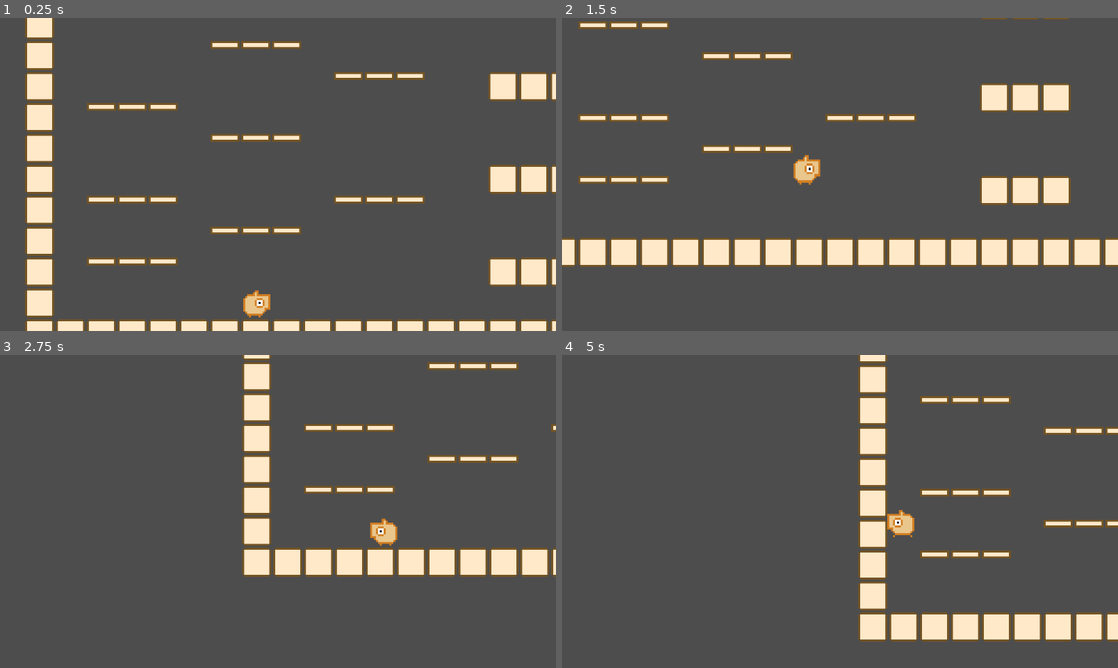
Above: before the commit, frames 1-4 (two rows, left to right).
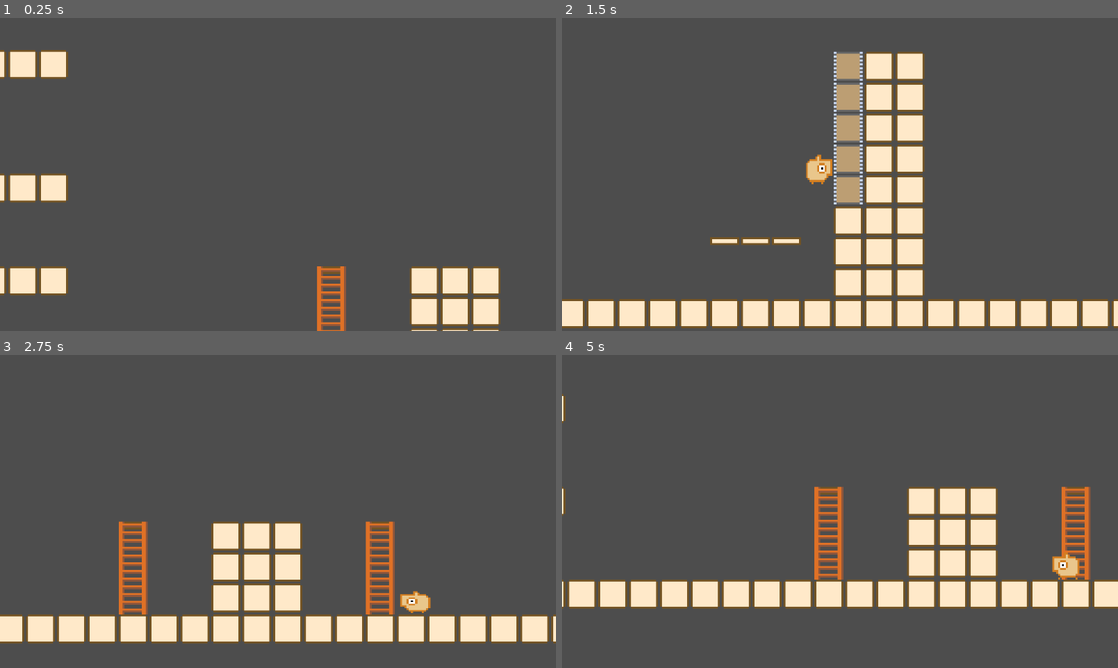
Above: after the commit, the same moments.

Repository: syun77/gd_inovania
Game: Godot game, scene res://Main.tscn
Same seed, same stepped clock (60 frames per second), same inputs: the game is played once before the commit and once after it.
Inputs (mouse positions are in pixels of both pictures, inside the frame that each line leads up to):
- Up to frame 1 (0.25 s): no input
- Up to frame 2 (1.5 s): move the mouse to (962, 158) at 0.52 s; hold Space (action) 0.53-1.28 s; hold Right (ui_right) from 0.53 s (still down); tap Up (ui_up) at 0.77 s; move the mouse to (728, 190) at 1.27 s; tap Space (action) at 1.35 s
- Up to frame 3 (2.75 s): tap Up (ui_up) at 1.52 s; move the mouse to (333, 442) at 2.02 s; release Right (ui_right) at 2.03 s; hold Left (ui_left) from 2.03 s (still down); hold Space (action) from 2.03 s (still down); tap Shift (special) at 2.1 s
- Up to frame 4 (5 s): move the mouse to (812, 574) at 2.77 s; release Left (ui_left) at 2.78 s; release Space (action) at 2.78 s; hold Right (ui_right) 2.78-4.28 s; tap Space (action) at 2.85, 4.55 s; tap Up (ui_up) at 3.02, 3.77, 4.52 s; move the mouse to (1006, 558) at 3.52 s; hold Space (action) 3.53-4.28 s; tap R (reset) at 4.15 s; move the mouse to (673, 464) at 4.27 s; hold Left (ui_left) from 4.28 s (still down); tap Shift (special) at 4.35 s

The runs differ from the first frame. In frame 1, 19% of the frame differs, in the area x 0-100%, y 0-100%; in frame 2, 31%; in frame 3, 22%; in frame 4, 24%.

Commit message:
コード整理。登り壁の判定を調整

Diff:
--- a/gd_inovania/Main.gd
+++ b/gd_inovania/Main.gd
@@ -6,8 +6,6 @@
 # -------------------------------------------
 # const.
 # -------------------------------------------
-const MAP_WIDTH = 120
-const MAP_HEIGHT = 30
 
 # -------------------------------------------
 # objects.
@@ -47,7 +45,7 @@
 	Common.setup(layers, _player, _camera)
 
 	# マップのセットアップ.
-	Map.setup(_map, MAP_WIDTH, MAP_HEIGHT)
+	Map.setup(_map)
 
 	# タイルマップからオブジェクトを作る.
 	_create_obj_from_tile()
@@ -74,9 +72,10 @@
 
 ## タイルからオブジェクトを作る.
 func _create_obj_from_tile() -> void:
-	for j in range(MAP_HEIGHT):
-		j = MAP_HEIGHT - (j + 1)
-		for i in range(MAP_WIDTH):
+	for j in range(Map.height):
+		# ハシゴにフタをするため下から処理する.
+		j = Map.height - (j + 1)
+		for i in range(Map.width):
 			var pos = Map.grid_to_world(Vector2(i, j))
 			var type = Map.get_floor_type(pos)
 			if type == Map.eType.NONE:
@@ -84,6 +83,7 @@
 
 			#print(type, ":", pos)
 
+			# 以下タイルマップの機能では対応できないタイルの処理.
 			match type:
 				Map.eType.BLOCK:
 					# 壊せる壁.
@@ -91,6 +91,7 @@
 					obj.position = pos
 					_bg_layer.add_child(obj)
 					Map.erase_cell_from_world(pos)
+
 				Map.eType.LADDER:
 					# ハシゴ.
 					var obj = LADDER_OBJ.instantiate()
@@ -102,13 +103,15 @@
 					_check_put_oneway(i, j)
 
 				Map.eType.CLIMBBING_WALL:
+					# 登り壁はそのままでも良さそう...
 					#Map.erase_cell_from_world(pos)
 					pass
 
 ## 上を調べてコリジョンがなければ一方通行床を置く.
+## @note ハシゴの後ろに隠れている一方通行床がチラチラ見える不具合がある.
 func _check_put_oneway(i:int, j:int) -> void:
-	if i == 39 and j == 11:
-		return # ※[DEBUG]特定のタイルを強制的に除外.
+	#if i == 39 and j == 11:
+	#	return # ※[DEBUG]特定のタイルを強制的に除外.
 
 	var pos = Map.grid_to_world(Vector2i(i, j))
 	var pos2 = Map.grid_to_world(Vector2(i, j-1))
@@ -128,7 +131,7 @@
 func _update_camera(delta:float, is_warp:bool=false) -> void:
 	# カメラの注視点
 	var target = _player.position
-	target.y += -64 # 1タイルずらす
+	target.y += -Map.get_tile_size() # 1タイルずらす
 	target.x += _player.velocity.x * 0.7 # 移動先を見る.
 
 	if is_warp:
@@ -141,6 +144,7 @@
 	# 揺れ更新.
 	_update_camera_shake(delta)
 
+## カメラの揺れ更新.
 func _update_camera_shake(_delta:float) -> void:
 	var rate = Common.get_camera_shake_rate()
 	if rate <= 0.0:
--- a/gd_inovania/Main.tscn
+++ b/gd_inovania/Main.tscn
@@ -20,7 +20,7 @@
 follow_viewport_enabled = true
 
 [node name="Player" parent="MainLayer" instance=ExtResource("2_cqxvx")]
-position = Vector2(480, 888)
+position = Vector2(3048, 704)
 
 [node name="ParticleLayer" type="CanvasLayer" parent="."]
 follow_viewport_enabled = true
--- a/gd_inovania/project.godot
+++ b/gd_inovania/project.godot
@@ -23,7 +23,6 @@
 [display]
 
 window/stretch/mode="viewport"
-window/dpi/allow_hidpi=false
 
 [editor]
 
--- a/gd_inovania/src/common/Achievement.gd
+++ /dev/null
@@ -1,70 +0,0 @@
-extends Node2D
-# ==============================================
-# 実績.
-# ==============================================
-class_name Achievement
-
-# ----------------------------------------------
-# const.
-# ----------------------------------------------
-## 種別.
-enum eType {
-	NORMAL_COMPLETED,
-	MIN_COMPLETED,
-	FAKE_COMPLETED,
-	ALL_COMPLETED,
-	SPEEDRUN_40SEC,
-	SPEEDRUN_60SEC,
-}
-## 概要.
-const TITLE = [
-	"通常クリア",
-	"ミニマムクリア",
-	"コンプリート(?)クリア",
-	"コンプリートクリア",
-	"40秒クリア",
-	"60秒クリア",
-]
-
-## 詳細.
-const DETAIL = [
-	"3種の神器を集める",
-	"収集アイテムx3でクリアする",
-	"収集アイテムx18でクリアする",
-	"すべての収集アイテムを集める",
-	"40秒以内でクリアする",
-	"60秒以内でクリアする",
-]
-
-# ----------------------------------------------
-# public functions.
-# ----------------------------------------------
-## すべての実績開放チェック.
-static func check_all() -> void:
-	for id in range(Achievement.eType.size()):
-		if check(id):
-			# 実績開放.
-			print(get_title(id))
-
-
-## 実績開放チェック.
-static func check(id:eType) -> bool:
-	assert(false, "未定義の実績:%d"%id)
-	return false
-
-## 通常クリアチェック.
-static func check_normal_completed() -> bool:
-	for id in Map.ITEM_LEGENDS:
-		if Common.gained_item(id) == false:
-			return false
-	return true
-
-static func unlock(id:eType) -> void:
-	Common.unlock_achievement(id)
-static func unlocked(id:eType) -> bool:
-	return Common.unlocked_achievement(id)
-
-static func get_title(id:eType) -> String:
-	return TITLE[id]
-static func get_detail(id:eType) -> String:
-	return DETAIL[id]
--- a/gd_inovania/src/common/Common.gd
+++ b/gd_inovania/src/common/Common.gd
@@ -6,10 +6,6 @@
 # ----------------------------------------
 # consts
 # ----------------------------------------
-# ウィンドウの幅と高さ.
-const WINDOW_WIDTH = 1280
-const WINDOW_HEIGHT = 960
-
 # 同時再生可能なサウンドの数.
 const MAX_SOUND = 8
 
@@ -30,13 +26,6 @@
 ## 初期化済みかどうか.
 var _initialized = false
 
-## セーブデータ用.
-var _achievements:Array[bool] = []
-
-## ゲームデータ.
-var _gained_item = {} # 獲得アイテム.
-var _past_time = 0.0 # 経過時間.
-
 ## 共有オブジェクト.
 var _layers = []
 var _camera:Camera2D = null
@@ -50,14 +39,12 @@
 var _snds:Array = []
 ### SEテーブル.
 var _snd_tbl = {
-	"damage": "res://assets/sound/damage.wav",
-	"heal": "res://assets/sound/heal.wav",
+	"broken": "res://assets/sound/broken.wav",
+	"climb": "res://assets/sound/climb.wav",
+	"dash": "res://assets/sound/dash.wav",
 	"itemget2": "res://assets/sound/itemget2.wav",
 	"itemget": "res://assets/sound/itemget.wav",
 	"jump": "res://assets/sound/jump.wav",
-	"dash": "res://assets/sound/dash.wav",
-	"broken": "res://assets/sound/broken.wav",
-	"climb": "res://assets/sound/climb.wav",
 }
 
 var _slow_timer = 0.0 # スロータイマー.
@@ -77,10 +64,6 @@
 ## 初期化.
 func init() -> void:
 	if _initialized == false:
-		# 実績.
-		for i in range(Achievement.eType.size()):
-			_achievements.append(false)
-
 		# BGM.
 		if _bgm == null:
 			_bgm = AudioStreamPlayer.new()
@@ -94,8 +77,6 @@
 
 ## 各種変数の初期化.
 func init_vars() -> void:
-	_past_time = 0
-	_gained_item = {}
 	_snds.clear()
 
 	# タイマーの初期化.
@@ -158,43 +139,6 @@
 func get_camera_shake_intensity() -> float:
 	return _shake_intensity
 
-## 経過時間を足し込む.
-func add_past_time(delta:float) -> void:
-	_past_time += delta
-
-## 収集アイテムを所持しているかどうか.
-func has_item(id:Map.eItem) -> bool:
-	return id in _gained_item
-
-## 収集アイテムの所持数を取得する.
-func count_item() -> int:
-	return _gained_item.size()
-
-## 経過時間の取得.
-func get_past_time() -> float:
-	return _past_time
-
-## 経過時間を秒で取得する.
-func get_past_time_sec() -> int:
-	var t = _past_time
-	var sec = int(t) % 60
-	return sec
-
-## 経過時間を文字列として取得する.
-func get_past_time_str() -> String:
-	var t = _past_time
-	var msec = int(t*1000) % 1000
-	var sec = int(t) % 60
-	var minute = int(t/60)
-	var time = "%2d:%02d.%03d"%[minute, sec, msec]
-	return time
-
-## 収集アイテム獲得.
-func gain_item(id:Map.eItem) -> void:
-	_gained_item[id] = true
-
-## 収集アイテム
-
 ## BGMの再生.
 func play_bgm(key:String) -> void:
 	if not key in _bgm_tbl:
@@ -221,13 +165,6 @@
 	snd.stream = load(_snd_tbl[key])
 	snd.play()
 
-## 実績の開放.
-func unlock_achievement(id:int) -> void:
-	_achievements[id] = true
-## 実績を開放済みかどうか.
-func unlocked_achievement(id:int) -> bool:
-	return _achievements[id]
-
 # ----------------------------------------
 # private functions.
 # ----------------------------------------
--- a/gd_inovania/src/common/Config.gd
+++ b/gd_inovania/src/common/Config.gd
@@ -11,23 +11,25 @@
 ## 初期HP.
 @export var hp_init = 3
 ## 移動速度.
-@export var move_speed = 480.0#2.0
+@export var move_speed = 480.0
 ## 地面での加速係数.
 @export var ground_acc_ratio = 0.04
 ## 空中での加速係数.
 @export var air_acc_ratio = 0.01
 ## ジャンプ力.
-@export var jump_velocity = 960.0#4.0
+@export var jump_velocity = 960.0
 ## 重力加速度.
-@export var gravity = 48.0#0.2
+@export var gravity = 48.0
 ## 落下の最高速度.
-@export var fall_speed_max = 400.0#4.0
+@export var fall_speed_max = 400.0
 ## ライフの回復インターバル.
 @export var life_ratio = 400.0 / FPS # 6.666sec
 ## ダメージ時の無敵タイマー.
 @export var muteki_time = 50.0 / 60.0 # 0.8333sec
 ## デバッグ用に左右移動を停止するフラグ
 @export var can_stop = true
+## ハシゴの上下移動の速度.
+@export var ladder_move_speed = 300.0
 
 # ---------------------------------
 @export_category("地形")
--- a/gd_inovania/src/common/Map.gd
+++ b/gd_inovania/src/common/Map.gd
@@ -10,6 +10,7 @@
 const OFS_X = 0
 const OFS_Y = 0
 
+## タイルソースID.
 const TILE_SOURCE_ID = 0
 
 ## タイルマップのレイヤー.
@@ -33,106 +34,6 @@
 
 }
 
-## アイテムID.
-## タイルのカスタムデータの "item" と連動している.
-## アイテム取得メッセージとも連動している.
-enum eItem {
-	NONE = 0, # 何もない.
-
-	## アップグレード・特殊アイテム系.
-	JUMP_UP = 1, # ジャンプ回数上昇.
-
-	## 収集アイテム系.
-	### 富士系.
-	FUJI = 2, # 富士山.
-	BUSHI = 3, # 武士.
-	APPLE = 4, # ふじリンゴ.
-	V = 5, # ブイ.
-
-	### 鷹系.
-	TAKA = 6, # 鷹.
-	SHOULDER = 7, # 肩.
-	DAGGER = 8, # ダガー.
-	KATAKATA = 9, # かたかた.
-
-	### 茄子系.
-	NASU = 10, # 茄子.
-	BONUS = 11, # 棒と茄子.
-	NURSE = 12, # ナース.
-	NAZUNA = 13, # なずな.
-
-	### クソゲー系.
-	GAMEHELL = 14, # ゲームヘル2000.
-	GUNDAM = 15, # 実写版ガンダム.
-	POED = 16, # PO'ed (ポエド).
-
-	### その他.
-	MILESTONE = 17, # マイルストーン.
-	ONE_YEN = 18, # 1円札.
-	TRIANGLE = 19, # トライアングル・サービス.
-	OMEGA = 20, # おめがの勲章.
-
-	### アイテム2.
-	LIFE = 21, # ライフ最大値上昇.
-	POWER_UP = 22, # 未使用.
-	KEY = 23, # 未使用.
-}
-
-## 収集アイテム番号.
-const ITEM_BEGIN = eItem.FUJI # 開始.
-const ITEM_END = eItem.OMEGA # 終端.
-const ITEM_NUM = ITEM_END - ITEM_BEGIN + 1 # 収集アイテム総数.
-const ITEM_UNKNOWN = 99 # 不明なアイテムアイコン.
-
-## 3種の神器.
-const ITEM_LEGENDS = [Map.eItem.FUJI, Map.eItem.TAKA, Map.eItem.NASU]
-
-## アイテム種別.
-enum eItemType {
-	FUJI, # 富士系.
-	TAKA, # 鷹系.
-	NASU, # 茄子系.
-	HELL, # クソゲー.
-	OTHER, # その他.
-
-	POWER_UP, # パワーアップ系.
-}
-
-static func get_item_type(id:eItem) -> eItemType:
-	if eItem.FUJI <= id and id <= eItem.V:
-		return eItemType.FUJI
-	if eItem.TAKA <= id and id <= eItem.KATAKATA:
-		return eItemType.TAKA
-	if eItem.NASU <= id and id <= eItem.NAZUNA:
-		return eItemType.NASU
-	if eItem.GAMEHELL <= id and id <= eItem.POED:
-		return eItemType.HELL
-	if eItem.MILESTONE <= id and id <= eItem.OMEGA:
-		return eItemType.OTHER
-
-	return eItemType.POWER_UP
-
-static func item_to_color(id:eItem) -> Color:
-	var ret = Color.WHITE
-	match get_item_type(id):
-		eItemType.FUJI:
-			ret = Color.DEEP_PINK
-		eItemType.TAKA:
-			ret = Color.CORAL
-		eItemType.NASU:
-			ret = Color.MAGENTA
-		eItemType.HELL:
-			ret = Color.GREEN
-		eItemType.OTHER:
-			ret = Color.DODGER_BLUE
-		_:
-			ret = Color.YELLOW
-
-	#if Item.is_rare(id) == false:
-	#	# レア系意外は暗くする.
-	#	ret = ret.lerp(Color.BLACK, 0.5)
-
-	return ret
 # --------------------------------------------------
 # private var.
 # --------------------------------------------------
@@ -144,10 +45,12 @@
 # public functions.
 # --------------------------------------------------
 ## タイルマップを設定.
-static func setup(tilemap:TileMap, w:int, h:int) -> void:
+static func setup(tilemap:TileMap) -> void:
 	_tilemap = tilemap
-	_width = w
-	_height = h
+	# タイルの使用している幅と高さを設定しておく.
+	var rect = tilemap.get_used_rect()
+	_width = rect.size.x
+	_height = rect.size.y
 
 ## タイルサイズを取得する.
 static func get_tile_size() -> int:
@@ -224,13 +127,6 @@
 		return eType.NONE
 	return ret
 
-## アイテムの種類を取得する.
-static func get_item(pos:Vector2i) -> eItem:
-	var ret = get_custom_data(pos, "item")
-	if ret == null:
-		return eItem.NONE
-	return ret
-
 ## カスタムデータを取得する (ワールド座標指定).
 static func get_custom_data_from_world(world:Vector2, key:String) -> Variant:
 	var pos:Vector2i = world_to_grid(world, false)
@@ -248,15 +144,29 @@
 	return null
 
 ## コリジョンレイヤーが設定されている数を取得する.
+## 1以上の場合は何らかのコリジョンが設定されているタイルとなる.
 static func get_tile_collision_polygons_count(pos:Vector2i, layer:eTileLayer) -> int:
 	var data = _tilemap.get_cell_tile_data(layer, pos)
 	if data == null:
 		return 0
-	return data.get_collision_polygons_count(layer)
+
+	var cnt = 0
+	for i in range(_get_physics_layers_count()):
+		if data.get_collision_polygons_count(i) > 0:
+			# 何らかのコリジョンがある.
+			cnt += 1
+	return cnt
 
 # --------------------------------------------------
 # private functions.
 # --------------------------------------------------
+## タイルセットを取得する.
+static func _get_tile_set() -> TileSet:
+	return _tilemap.tile_set
+
+## Physics Layerの数を取得する.
+static func _get_physics_layers_count() -> int:
+	return _get_tile_set().get_physics_layers_count()
 
 # --------------------------------------------------
 # properties.
--- a/gd_inovania/src/particle/ParticleInoBlur.gd
+++ b/gd_inovania/src/particle/ParticleInoBlur.gd
@@ -1,9 +1,14 @@
 extends Particle
 
+# ============================================
+# 残像.
+# ============================================
+## 開始.
 func _start() -> void:
 	gravity = 0.0 # 重力なし.
 	rotate_speed = 0.0 # 回転しない.
 
+## 更新.
 func _update(delta:float) -> void:
 	move(delta)
 
--- a/gd_inovania/src/particle/ParticleUtil.gd
+++ b/gd_inovania/src/particle/ParticleUtil.gd
@@ -14,9 +14,9 @@
 # consts.
 # ----------------------------------
 enum eType {
-	SIMPLE,
-	BLOCK,
-	INO_BLUR,
+	SIMPLE, # シンプルな丸パーティクル.
+	BLOCK, # ブロック破壊パーティクル.
+	INO_BLUR, # 残像.
 }
 const TBL = {
 	eType.SIMPLE: PARTICLE_OBJ,
@@ -27,6 +27,7 @@
 # ----------------------------------
 # public functions.
 # ----------------------------------
+## パーティクル生成.
 static func add(pos:Vector2, type:eType, deg:float, speed:float, life:float, sc:float=1.0, delay:float=0.97) -> Particle:
 	var obj = TBL[type].instantiate() as Particle
 	# セットアップ.
--- a/gd_inovania/src/player/Player.gd
+++ b/gd_inovania/src/player/Player.gd
@@ -3,6 +3,7 @@
 # プレイヤー.
 # =================================
 class_name Player
+
 # ---------------------------------
 # object.
 # ---------------------------------
@@ -21,6 +22,8 @@
 ## ダッシュタイマー.
 const DASH_TIME = 0.05
 const DASH_SPEED_RATIO = 50.0 # ダッシュ速度倍率.
+## 登り壁のマージン(ギリギリまで移動させないようにするための値)
+const CLIMB_WALL_MARGIN = 32.0
 
 ## 状態.
 enum eState {
@@ -51,6 +54,8 @@
 @onready var _config:Config = preload("res://assets/config.tres")
 ## Sprite.
 @onready var _spr = $Sprite
+## 中心となるマーカー.
+@onready var _center = $Center
 ## デバッグ用ラベル.
 @onready var _label = $Label
 
@@ -91,8 +96,6 @@
 ## ダッシュ回数.
 var _dash_cnt = 0
 var _dash_cnt_max = 1
-## 獲得したアイテム.
-var _itemID:Map.eItem = Map.eItem.NONE
 ## はしご接触数.
 var _ladder_count = 0
 ## ダッシュタイマー.
@@ -112,19 +115,6 @@
 ## 死亡したかどうか.
 func is_dead() -> bool:
 	return _state == eState.DEAD
-
-## アイテム獲得.
-func gain_item(id:Map.eItem) -> void:
-	_itemID = id
-	match _itemID:
-		Map.eItem.JUMP_UP:
-			_jump_cnt_max += 1 # ジャンプ最大数アップ.
-		Map.eItem.LIFE:
-			max_hp += 1 # 最大HP増加.
-			hp = max_hp # 最大まで回復.
-## アイテムをリセット.
-func reset_item() -> void:
-	_itemID = Map.eItem.NONE
 
 ## 更新.
 func update(delta: float) -> void:
@@ -280,11 +270,11 @@
 	if _is_grabbing_ladder() or _is_climbing_wall():
 		# 上下ではしご移動 or 壁登り.
 		var v = Input.get_axis("ui_up", "ui_down")
+		velocity.y = 0
 		if v != 0:
 			velocity.x = 0 # X方向を止める.
-			velocity.y = 300 * v
-		else:
-			velocity.y = 0
+			if _can_climb(v):
+				velocity.y = _config.ladder_move_speed * v
 		if _is_climbing_wall():
 			# 壁のぼり中は左右移動できない.
 			can_move = false
@@ -646,6 +636,39 @@
 func _is_climbing_wall() -> bool:
 	return _move_state == eMoveState.CLIMBING_WALL
 
+## 登り・降りるができるかどうか.
+func _can_climb(up_down:float) -> bool:
+	# マージン用に方向を決める.
+	var dir = 0.0
+	if up_down > 0:
+		dir = 1.0
+	elif up_down < 0:
+		dir = -1.0
+
+	if _is_grabbing_ladder():
+		return true # ハシゴは常に可能.
+	if _is_climbing_wall():
+		# 登り壁.
+		var n = get_wall_normal() * -1 # 法線の逆.
+		# 前方1マスを調べる.
+		var center = center_position
+		var pos = Vector2()
+		pos.x = center.x + (n.x * Map.get_tile_size())
+		pos.y = center.y + up_down + (dir * CLIMB_WALL_MARGIN)
+		var grid_pos = Map.world_to_grid(pos)
+		print(grid_pos, ":cnt:", Map.get_tile_collision_polygons_count(grid_pos, Map.eTileLayer.GROUND))
+		if Map.get_tile_collision_polygons_count(grid_pos, Map.eTileLayer.GROUND) > 0:
+			# 壁がある.
+			var type = Map.get_floor_type(pos)
+			print("type:", type)
+			if type == Map.eType.CLIMBBING_WALL:
+				# 登り壁なら上下移動可能.
+				return true
+			else:
+				# それ以外は移動不可.
+				return false
+	return true
+
 ## 重力の影響を受ける移動状態かどうか.
 func _is_add_gravity() -> bool:
 	if _is_dash():
@@ -661,6 +684,7 @@
 func _update_debug() -> void:
 	_label.visible = true
 	_label.text = "move:%s"%(eMoveState.keys()[_move_state])
+
 # ---------------------------------
 # properties.
 # ---------------------------------
@@ -679,8 +703,7 @@
 		return max_hp
 	set(v):
 		max_hp = v
-
-## 獲得したアイテム.
-var itemID:Map.eItem:
+## 通信座標.
+var center_position:Vector2:
 	get:
-		return _itemID
+		return _center.global_position
--- a/gd_inovania/src/player/Player.tscn
+++ b/gd_inovania/src/player/Player.tscn
@@ -28,3 +28,6 @@
 offset_top = -88.0
 offset_bottom = -62.0
 text = "DEBUG TEXT"
+
+[node name="Center" type="Marker2D" parent="."]
+position = Vector2(0, -28)
--- a/gd_inovania/src/player/Shield.gd
+++ b/gd_inovania/src/player/Shield.gd
@@ -19,6 +19,7 @@
 # ------------------------------------------
 # public functions.
 # ------------------------------------------
+## 更新.
 func update(delta: float) -> void:
 	# シールドタイマーの更新.
 	if _timer_shield > 0.0:
@@ -30,12 +31,14 @@
 # ------------------------------------------
 # private functions.
 # ------------------------------------------
+## 開始.
 func _ready() -> void:
 	_timer_shield = SHIELD_TIME
 
 # ------------------------------------------
 # signals.
 # ------------------------------------------
+## Body2Dと衝突.
 func _on_body_entered(body: Node2D) -> void:
 	if not body is Block:
 		return # 念のため.
Not shown: 1 places in gd_inovania/assets/tiles/tile_set.tres that only renumber resources
Not shown: 1 places in gd_inovania/src/gimmic/Ladder.tscn that only renumber resources
Not shown: 1 places in gd_inovania/src/gimmic/OnewayFloor.tscn that only renumber resources
Not shown: 1 places in gd_inovania/src/gimmic/Wall2.tscn that only renumber resources
Not shown: 1 places in gd_inovania/src/particle/ParticleBlock.tscn that only renumber resources
Not shown: 1 places in gd_inovania/src/particle/ParticleInoBlur.tscn that only renumber resources
Not shown: 1 places in gd_inovania/src/player/Player.tscn that only renumber resources
